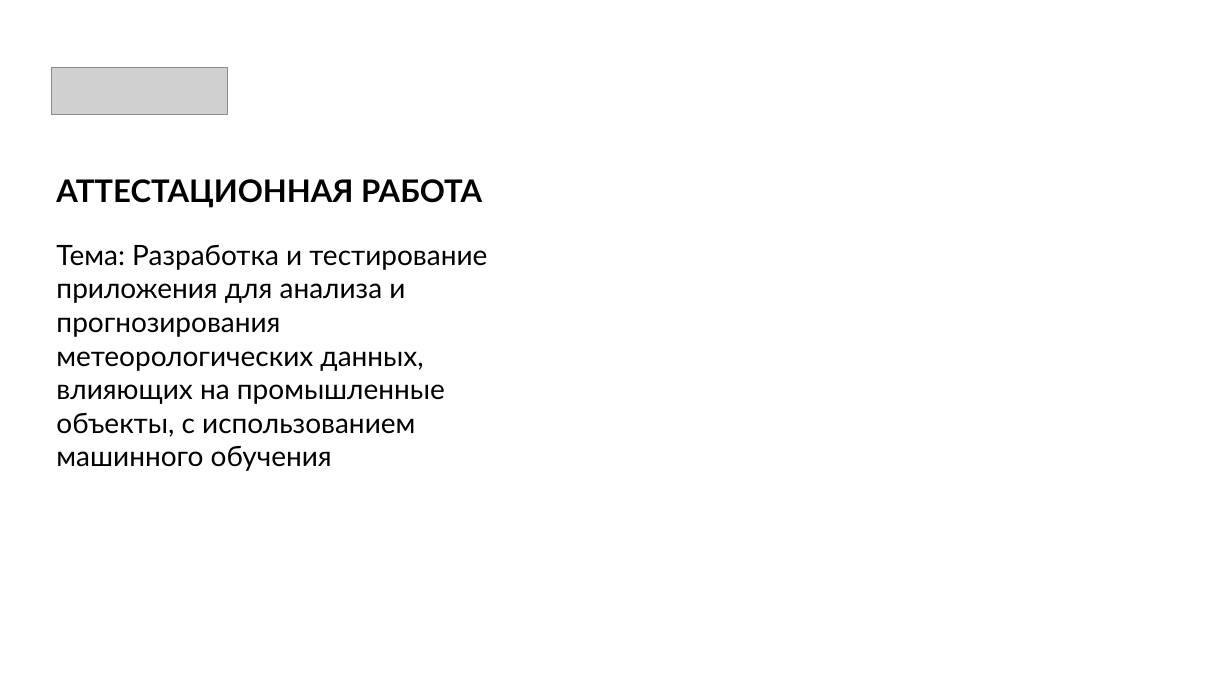
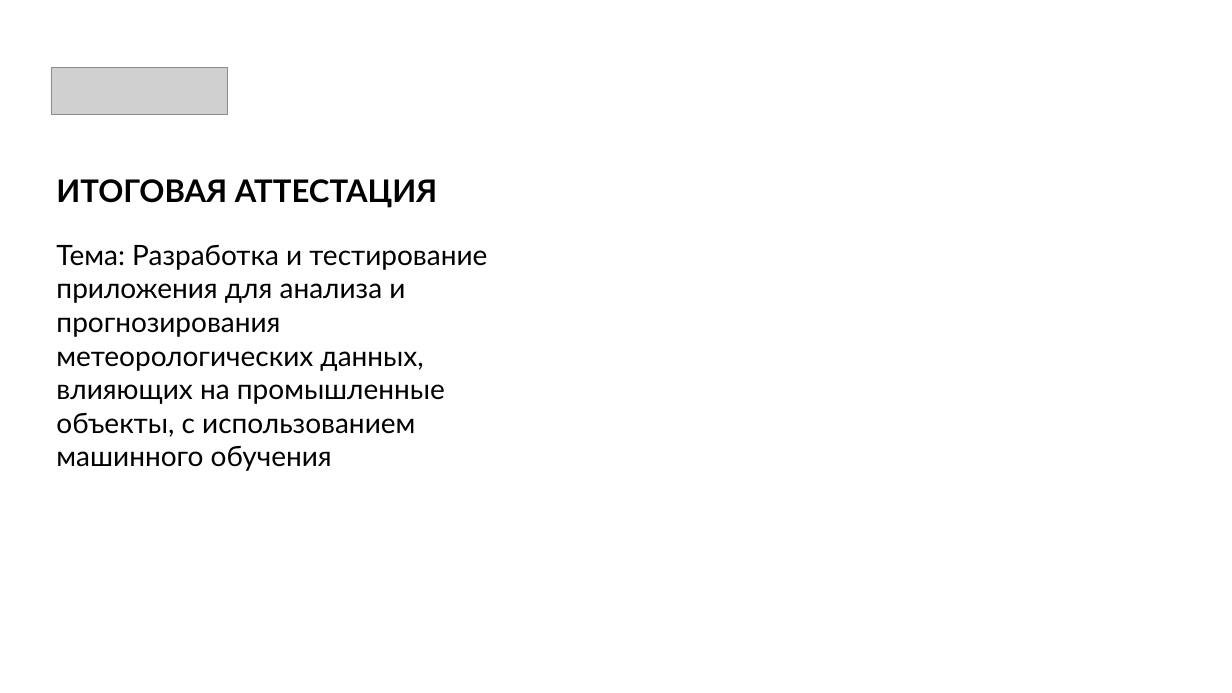
Before and after one commit to SotGE/innopolis2023, a slide deck: slide 1 of exam/exam.pptx. Drawn at 1232x693 pixels with LibreOffice and Linux fonts; fonts in the diff are those of the drawing; grey boxes stand for pictures; background and template pictures are left out. Boxes give left, top, right and bottom in pixels: in the first picture for what was removed or moved away, otherwise in the second. Text is boxed around its words. In the diff, an @@ line names an element or a change of style, - is before the commit and + after.

Commit message:
exam

```diff
--- a/exam/exam.pptx
+++ b/exam/exam.pptx
@@ text at (x1=56, y1=179, x2=437, y2=208): text changed @@
-АТТЕСТАЦИОННАЯ РАБОТА
+ИТОГОВАЯ АТТЕСТАЦИЯ
```
